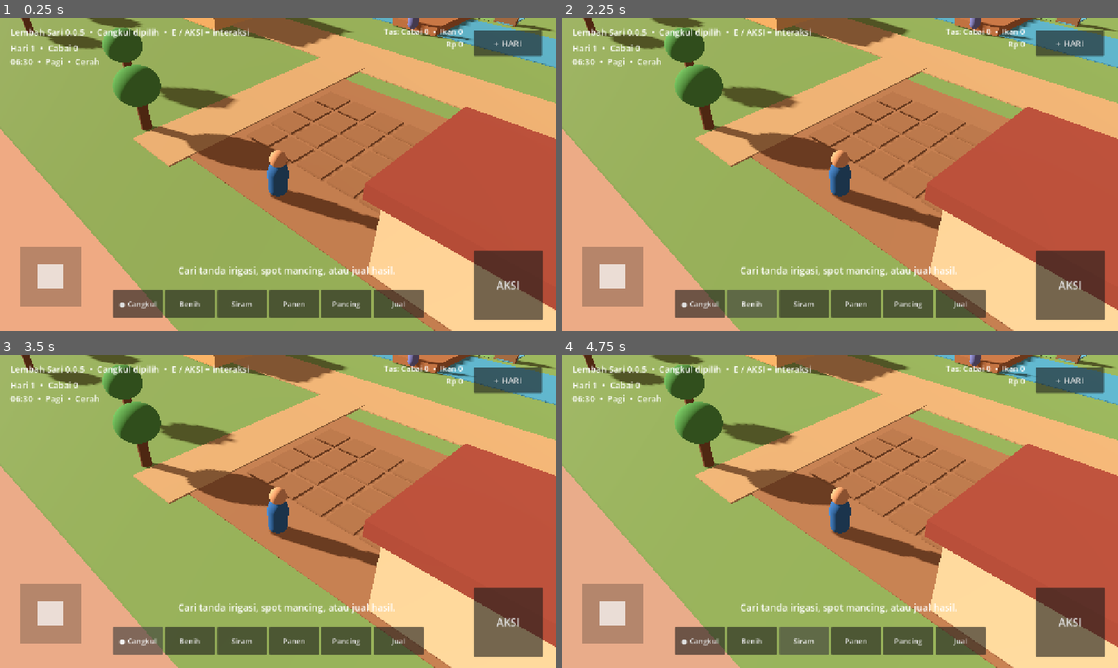
Above: before the commit, frames 1-4 (two rows, left to right).
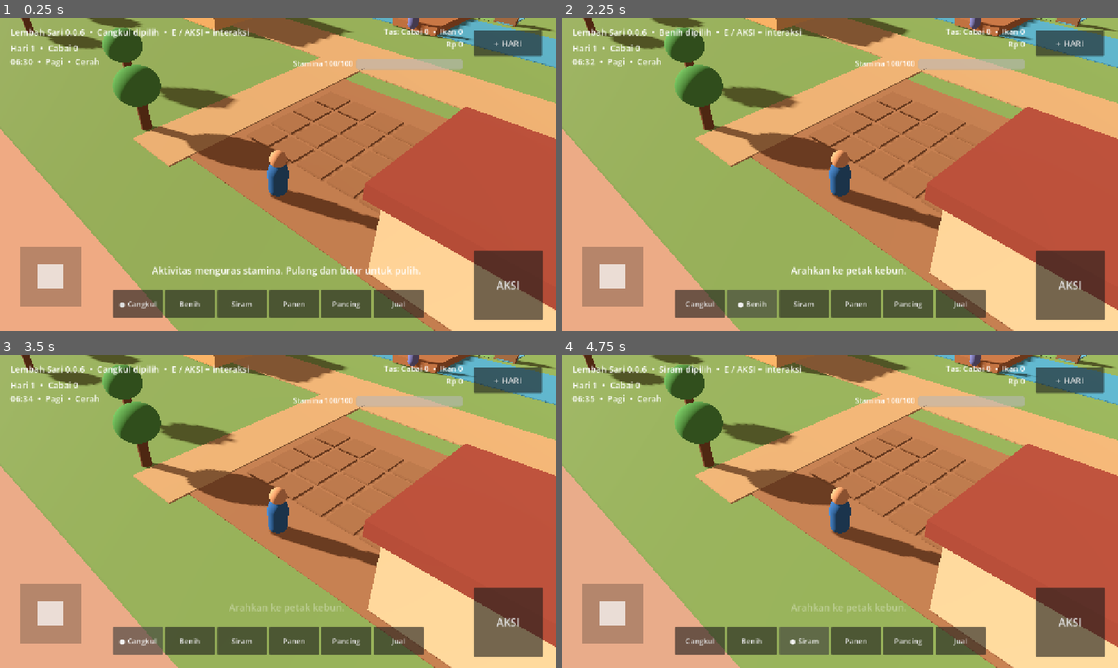
Above: after the commit, the same moments.

Repository: eneft/Lembah-sari
Game: Godot game, scene res://scenes/Main.tscn
Two runs of this game, one before a commit and one after it. Both use one fixed random seed, a clock stepped at 60 frames per second and the inputs below.
Inputs:
- Up to frame 1 (0.25 s): no input
- Up to frame 2 (2.25 s): click "AKSI" at 0.5 s; click "● Cangkul" at 1.25 s; click "Benih" at 2 s
- Up to frame 3 (3.5 s): click "● Cangkul" (after the commit: "Cangkul") at 2.75 s
- Up to frame 4 (4.75 s): click "Siram" at 3.5 s; click "Siram" (after the commit: "● Siram") at 4.25 s

The runs differ from the first frame. In frame 1, 1.5% of the frame differs, in the area x 14-84%, y 3-83%; in frame 2, 1.9%, in the area x 5-84%, y 3-93%; in frame 3, 1.3%; in frame 4, 1.9%.
Error before the commit: Invalid assignment of property or key 'visible' with value of type 'bool' on a base object of type 'null instance'. (res://scripts/mobile_controls.gd:42)

Commit message:
feat: add stamina bar and day transition overlay

Diff:
--- a/ui/MobileControls.tscn
+++ b/ui/MobileControls.tscn
@@ -121,7 +121,7 @@
 offset_right = 650.0
 offset_bottom = 52.0
 theme_override_font_sizes/font_size = 20
-text = "Lembah Sari 0.0.5  •  Cangkul dipilih  •  E / AKSI = interaksi"
+text = "Lembah Sari 0.0.6  •  Cangkul dipilih  •  E / AKSI = interaksi"
 
 [node name="Status" type="Label" parent="Root"]
 layout_mode = 0
@@ -142,6 +142,25 @@
 horizontal_alignment = 2
 text = "Tas: Cabai 0  •  Ikan 0\nRp 0"
 
+[node name="StaminaLabel" type="Label" parent="Root"]
+layout_mode = 0
+offset_left = 675.0
+offset_top = 92.0
+offset_right = 815.0
+offset_bottom = 122.0
+theme_override_font_sizes/font_size = 17
+text = "Stamina 100/100"
+
+[node name="StaminaBar" type="ProgressBar" parent="Root"]
+layout_mode = 0
+offset_left = 820.0
+offset_top = 94.0
+offset_right = 1065.0
+offset_bottom = 119.0
+max_value = 100.0
+value = 100.0
+show_percentage = false
+
 [node name="Feedback" type="Label" parent="Root"]
 layout_mode = 0
 offset_left = 280.0
@@ -150,7 +169,7 @@
 offset_bottom = 612.0
 theme_override_font_sizes/font_size = 22
 horizontal_alignment = 1
-text = "Cari tanda irigasi, spot mancing, atau jual hasil."
+text = "Aktivitas menguras stamina. Pulang dan tidur untuk pulih."
 
 [node name="DialoguePanel" type="Panel" parent="Root"]
 layout_mode = 0
@@ -186,3 +205,27 @@
 offset_bottom = 152.0
 theme_override_font_sizes/font_size = 18
 text = "TUTUP"
+
+[node name="DayTransition" type="ColorRect" parent="Root"]
+z_index = 50
+layout_mode = 1
+anchors_preset = 15
+anchor_right = 1.0
+anchor_bottom = 1.0
+grow_horizontal = 2
+grow_vertical = 2
+color = Color(0.035, 0.045, 0.065, 0.96)
+mouse_filter = 2
+
+[node name="Text" type="Label" parent="Root/DayTransition"]
+layout_mode = 1
+anchors_preset = 15
+anchor_right = 1.0
+anchor_bottom = 1.0
+grow_horizontal = 2
+grow_vertical = 2
+theme_override_font_sizes/font_size = 30
+text = "Hari Baru"
+horizontal_alignment = 1
+vertical_alignment = 1
+autowrap_mode = 2
